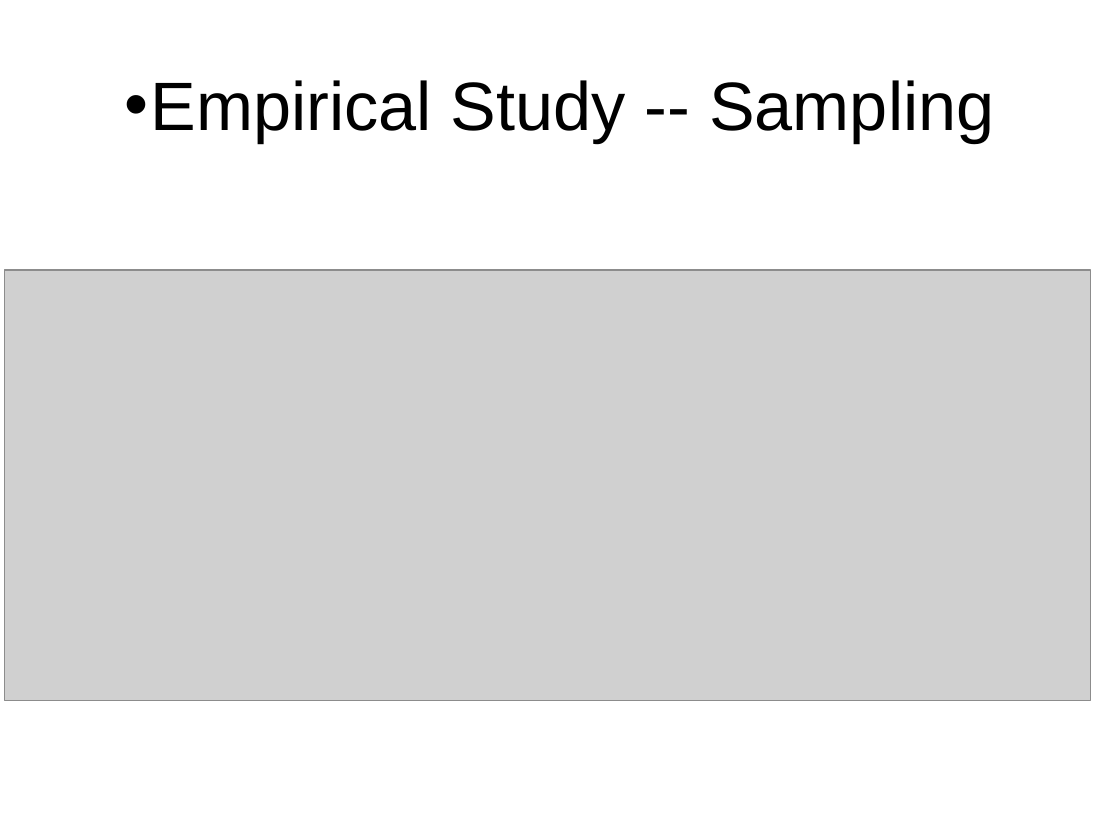
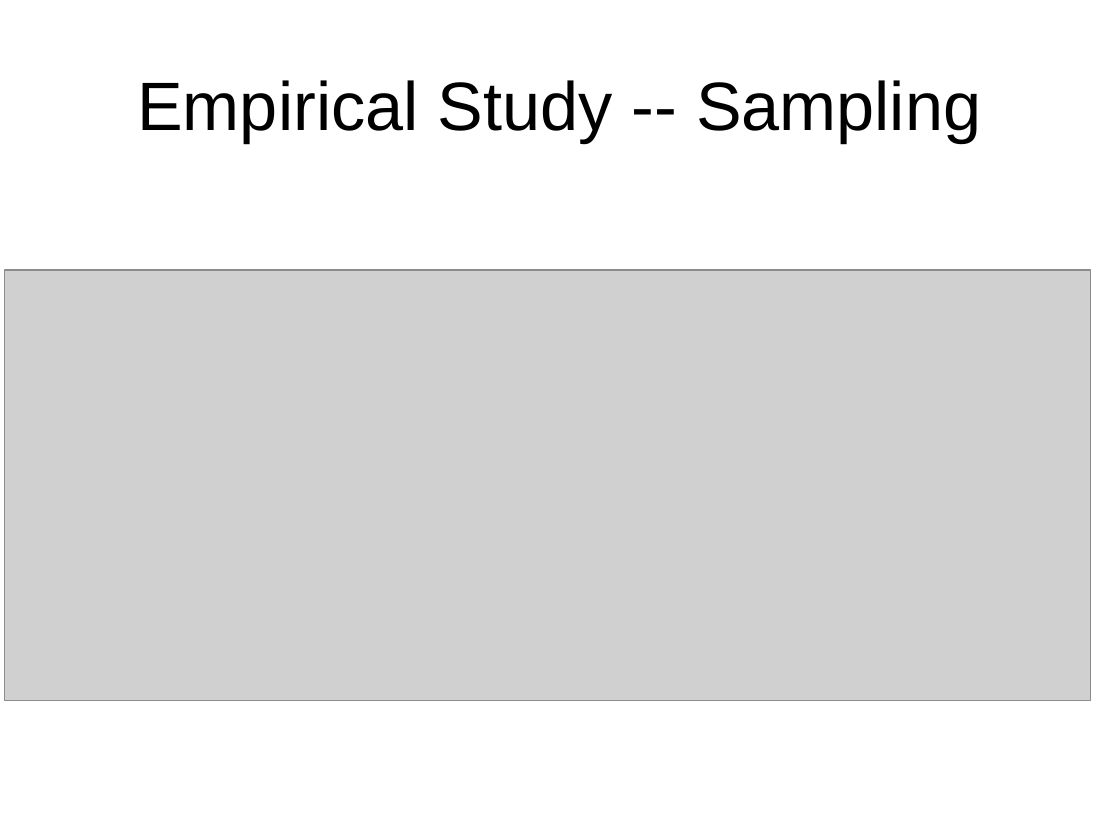
Before and after one commit to xiaohe27/Papers4Courses, a slide deck: slide 6 of CS527/Presentation/Non-Null-By-Default.ppt. Drawn at 1120x840 pixels with LibreOffice and Linux fonts; fonts in the diff are those of the drawing; grey boxes stand for pictures. Boxes give left, top, right and bottom in pixels: in the first picture for what was removed or moved away, otherwise in the second. Text is boxed around its words. In the diff, an @@ line names an element or a change of style, - is before the commit and + after.

```diff
--- a/CS527/Presentation/Non-Null-By-Default.ppt
+++ b/CS527/Presentation/Non-Null-By-Default.ppt
@@ title "Empirical Study -- Sampling" at bbox=[137, 80, 981, 143]: bullet • to none @@
```
Also in this commit, not shown: 2 other slides changed.
